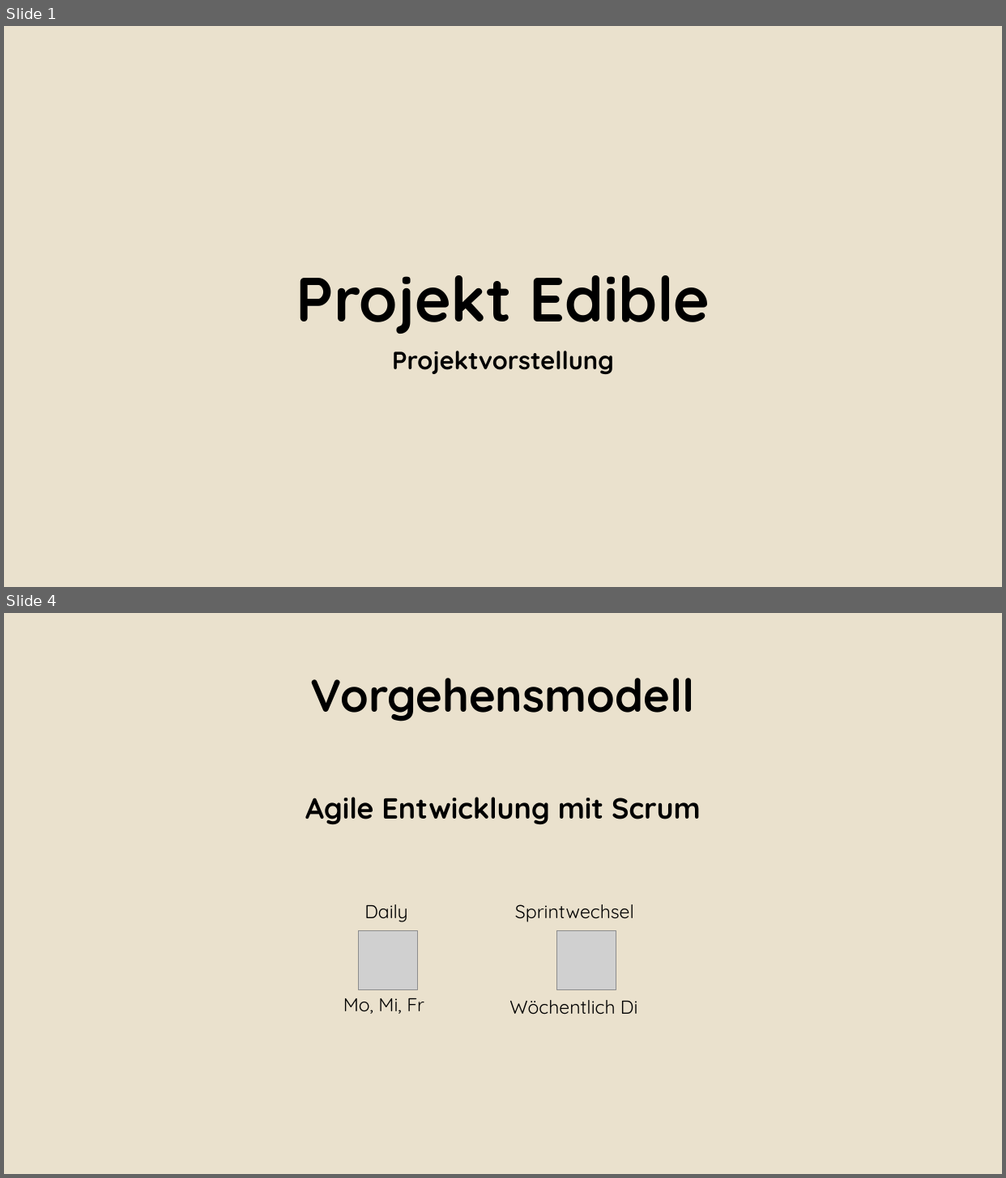
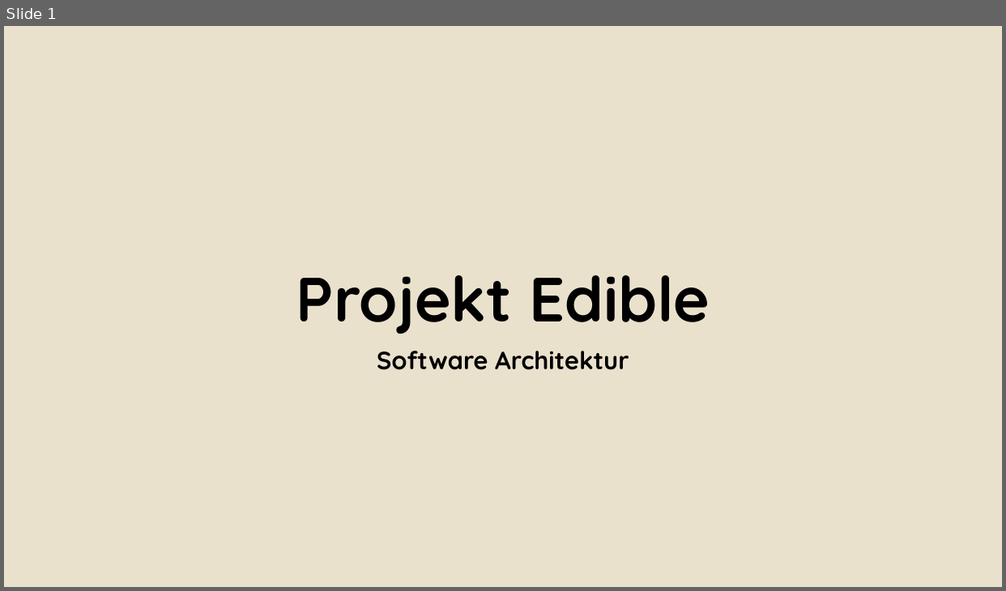
Before and after one commit to Alergeek/Dokumentation, a slide deck: Allergeeks/Corporate Design/Bsp Präsi.pptx. Shown one above the other, each under a label of ours: slides 1 and 4 before the commit, slide 1 after it; the slides between them are not shown. The pictures are 1006x1178 and 1006x591 pixels, drawn with LibreOffice and Linux fonts; fonts in the diff are those of the drawing; grey boxes stand for pictures; background and template pictures are left out. Boxes give left, top, right and bottom in pixels: in the first picture for what was removed or moved away, otherwise in the second. Text is boxed around its words. In the diff, an @@ line names an element or a change of style, - is before the commit and + after.

```diff
--- a/Allergeeks/Corporate Design/Bsp Präsi.pptx
+++ b/Allergeeks/Corporate Design/Bsp Präsi.pptx
@@ slide 4 removed at (4,613,1002,1174), background #EAE2CE @@
@@ title removed at (310,678,694,722) @@
-Vorgehensmodell
@@ text removed at (305,797,701,824) @@
-Agile Entwicklung mit Scrum
@@ text removed at (364,905,408,922) @@
-Daily
@@ text removed at (515,905,634,922) @@
-Sprintwechsel
@@ picture removed at (358,931,417,990) @@
@@ picture removed at (556,931,616,990) @@
@@ text removed at (343,999,424,1014) @@
-Mo, Mi, Fr
@@ text removed at (509,1000,638,1015) @@
-Wöchentlich Di
@@ slide 1 changed as well @@
@@ subtitle at (377,351,629,370): text changed @@
-Projektvorstellung
+Software Architektur
```
Also in this commit, not shown: 1 other slide changed, 10 slides added, 4 other slides removed, 10 other files.
